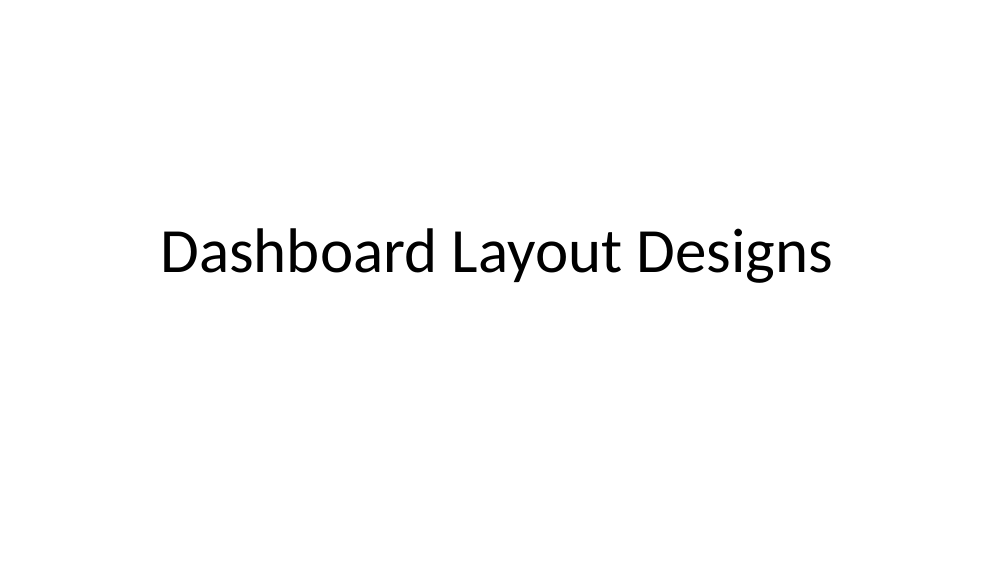
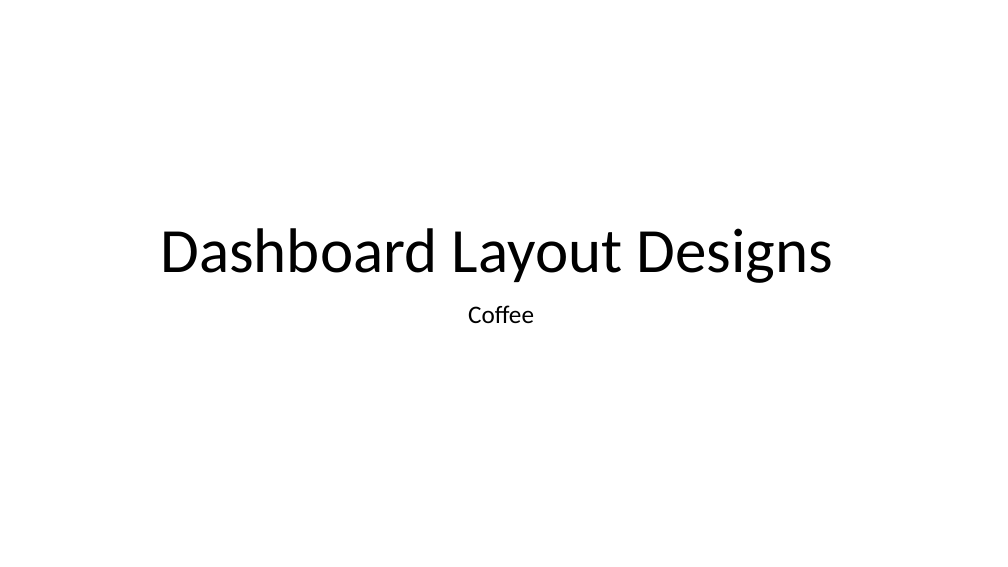
Before and after one commit to cmorrow28/Coffee-Recommender, a slide deck: slide 1 of Dashboard Layouts.pptx. Drawn at 1008x567 pixels with LibreOffice and Linux fonts; fonts in the diff are those of the drawing. Boxes give left, top, right and bottom in pixels: in the first picture for what was removed or moved away, otherwise in the second. Text is boxed around its words. In the diff, an @@ line names an element or a change of style, - is before the commit and + after.

Commit message:
added more dashboard layouts for the lols

```diff
--- a/Dashboard Layouts.pptx
+++ b/Dashboard Layouts.pptx
@@ subtitle added at box(468, 305, 534, 323), 24 pt, text #000000 @@
+Coffee
```
Also in this commit, not shown: 9 slides added.
